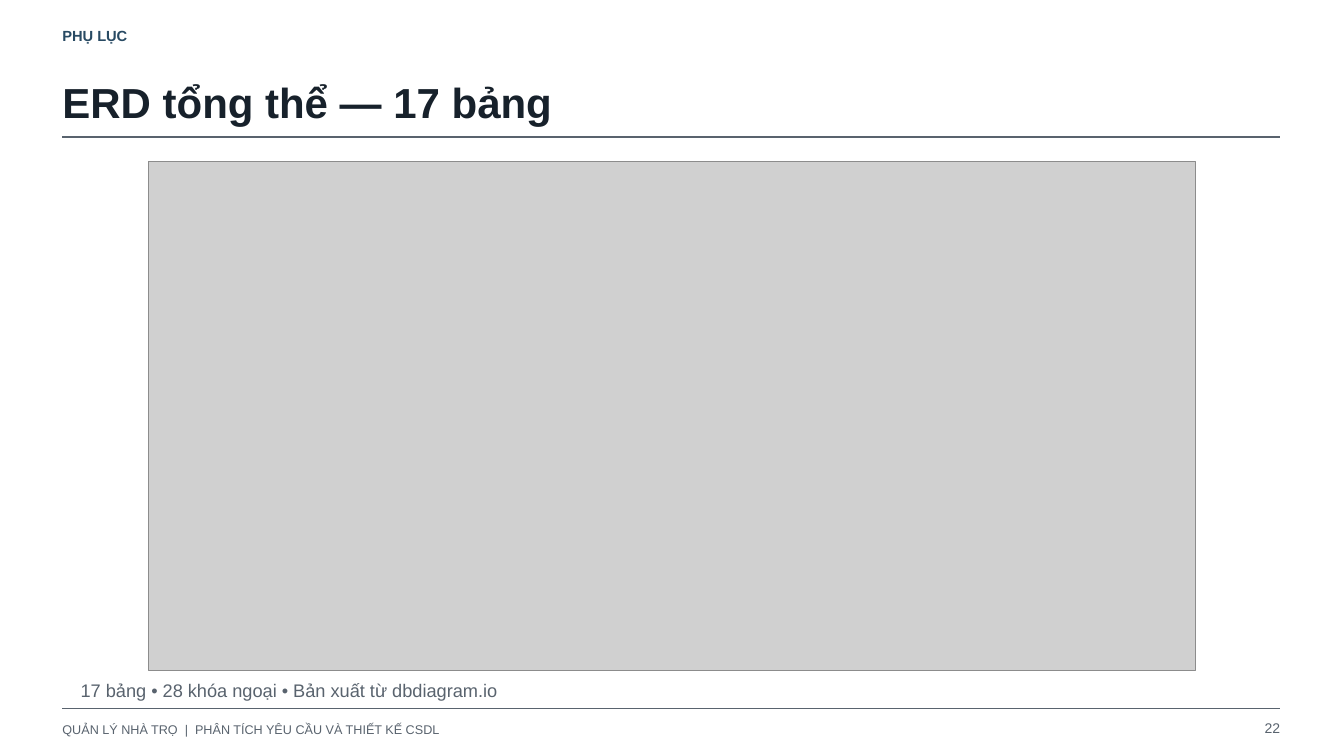
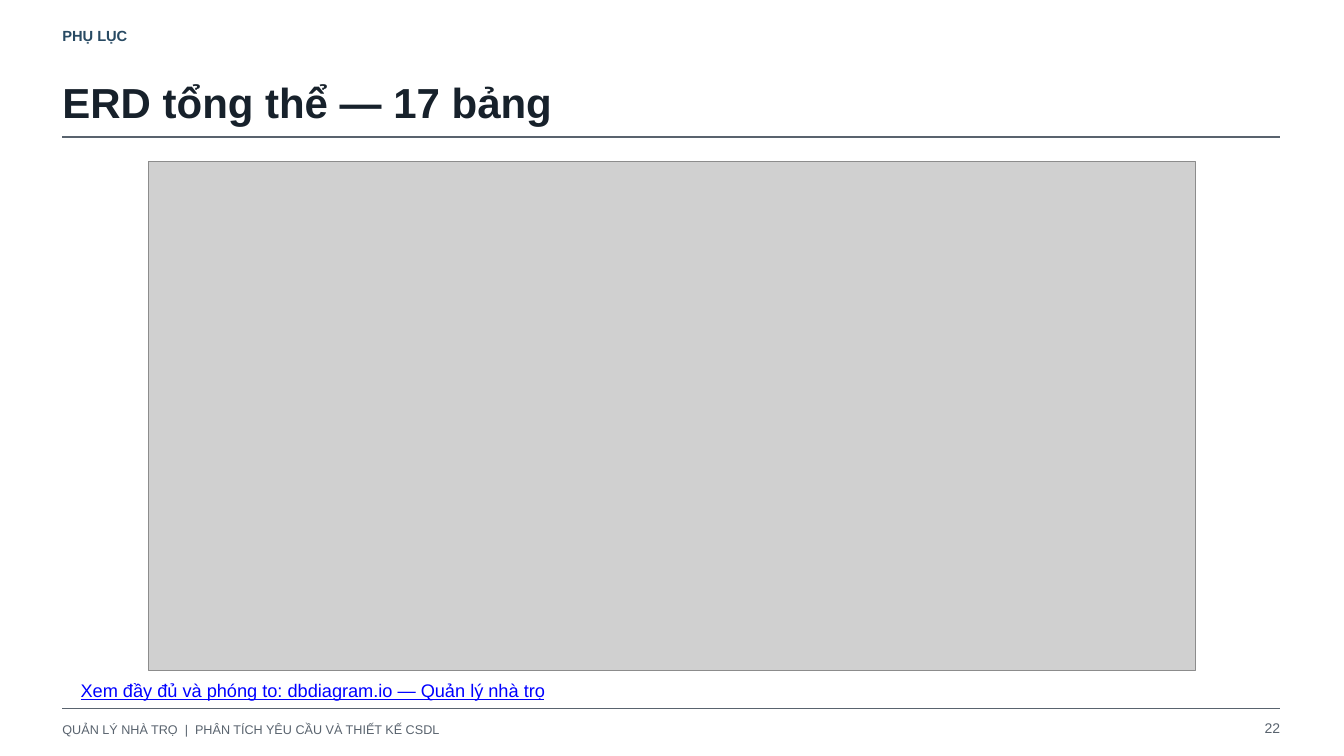
Before and after one commit to hieunofun/quanlytro, a slide deck: slide 22 of docs/thiet-ke-csdl-va-phan-tich-nghiep-vu.pptx. Drawn at 1344x756 pixels with LibreOffice and Linux fonts; fonts in the diff are those of the drawing; grey boxes stand for pictures. Boxes give left, top, right and bottom in pixels: in the first picture for what was removed or moved away, otherwise in the second. Text is boxed around its words. In the diff, an @@ line names an element or a change of style, - is before the commit and + after.

```diff
--- a/docs/thiet-ke-csdl-va-phan-tich-nghiep-vu.pptx
+++ b/docs/thiet-ke-csdl-va-phan-tich-nghiep-vu.pptx
@@ text at box(81, 683, 545, 701): text changed; text colour #59636E to #0000FF @@
-17 bảng • 28 khóa ngoại • Bản xuất từ dbdiagram.io
+Xem đầy đủ và phóng to: dbdiagram.io — Quản lý nhà trọ
```
Also in this commit, not shown: 17 other slides changed, 15 other files.
